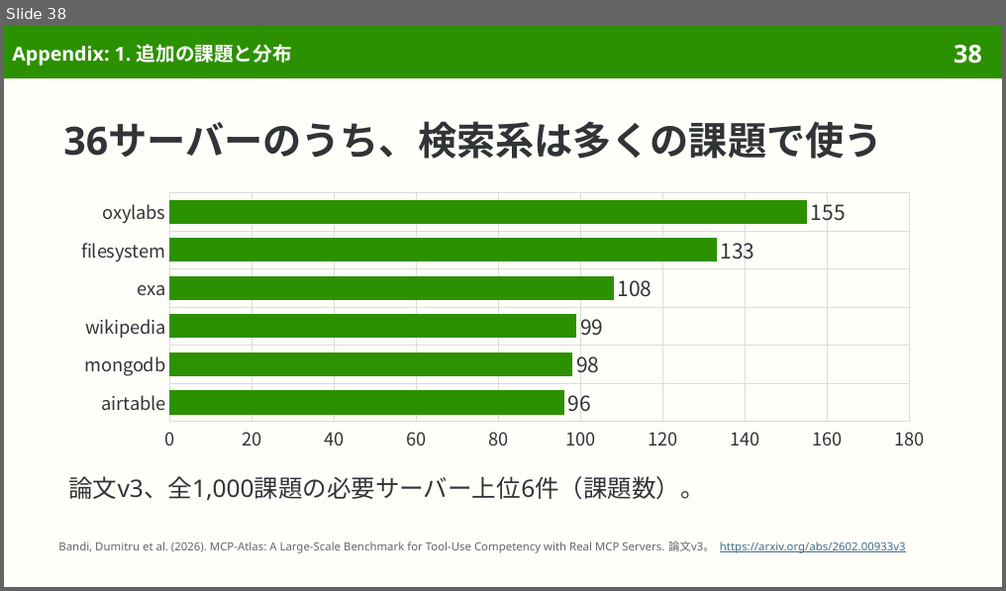
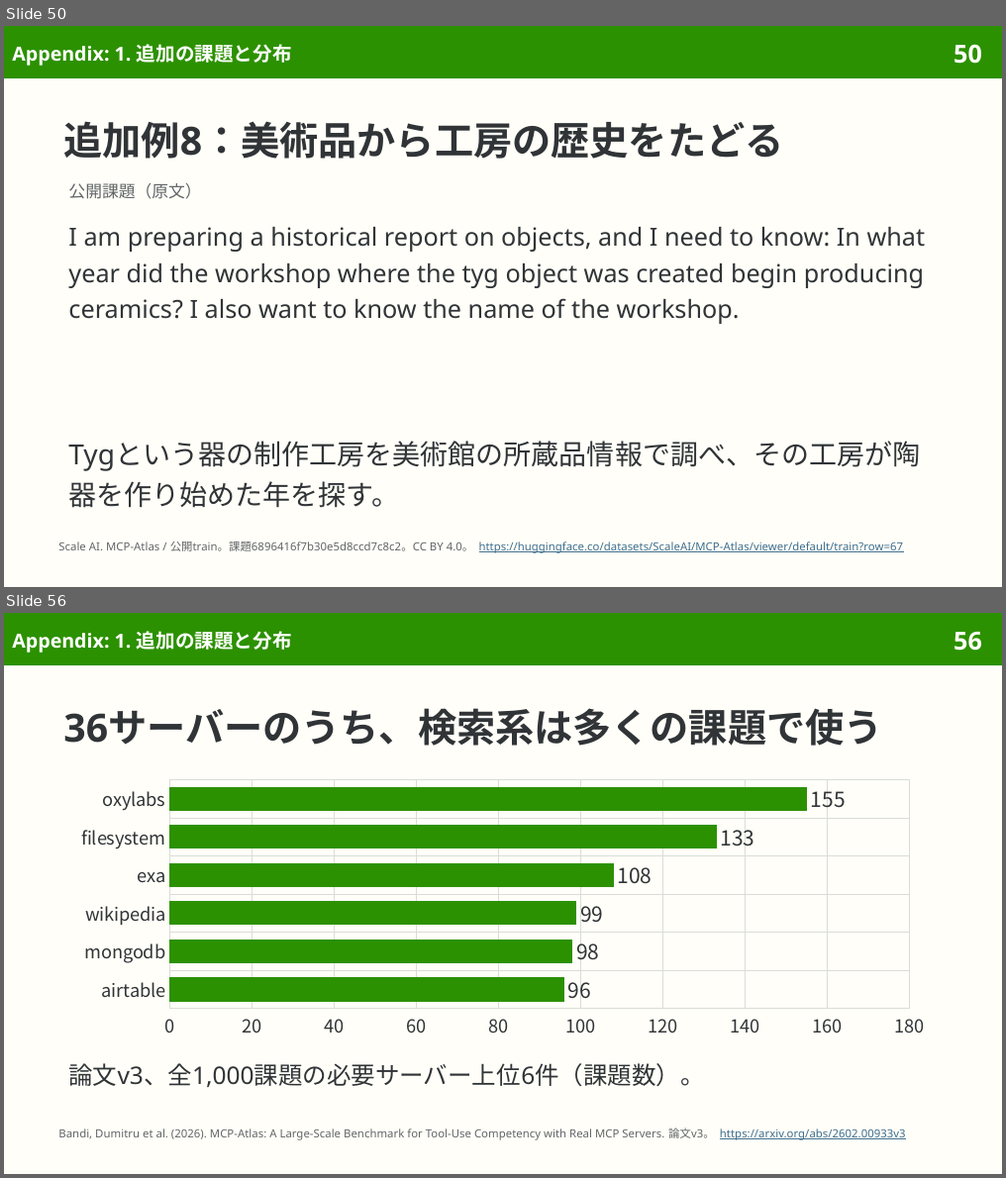
Before and after one commit to sasakiy84/datasets-in-10-minutes, a slide deck: slides/datasets-in-10-minutes-mcp-atlas.pptx. Shown one above the other, each under a label of ours: slide 38 before the commit, slides 50 and 56 after it; the slides between them are not shown. The pictures are 1006x591 and 1006x1178 pixels, drawn with LibreOffice and Linux fonts; fonts in the diff are those of the drawing. Boxes give left, top, right and bottom in pixels: in the first picture for what was removed or moved away, otherwise in the second. Text is boxed around its words. In the diff, an @@ line names an element or a change of style, - is before the commit and + after.

Commit message:
Expand MCP Atlas appendix to ten genuine additional examples

```diff
--- a/slides/datasets-in-10-minutes-mcp-atlas.pptx
+++ b/slides/datasets-in-10-minutes-mcp-atlas.pptx
@@ slide 50 added at bbox=[4, 26, 1002, 587], background #FFFEF8; not listed: 2 template elements that a slide beside it also shows @@
@@ title added at bbox=[12, 44, 292, 66], 14 pt, text #FFFFFF, bold @@
+Appendix: 1. 追加の課題と分布
@@ title added at bbox=[63, 121, 783, 159], 28 pt, text #303437, bold @@
+追加例8：美術品から工房の歴史をたどる
@@ text added at bbox=[68, 183, 201, 199], 12 pt, text #626669 @@
+公開課題（原文）
@@ text added at bbox=[68, 227, 926, 324], 18 pt, text #303437 @@
+I am preparing a historical report on objects, and I need to know: In what year did the workshop where the tyg object was created begin producing ceramics? I also want to know the name of the workshop.
@@ text added at bbox=[68, 441, 920, 508], 20 pt, text #303437 @@
+Tygという器の制作工房を美術館の所蔵品情報で調べ、その工房が陶器を作り始めた年を探す。
@@ text added at bbox=[58, 542, 904, 554], 8.1 pt, text #3F6F8F, underline @@
+Scale AI. MCP-Atlas / 公開train。課題6896416f7b30e5d8ccd7c8c2。CC BY 4.0。 https://huggingface.co/datasets/ScaleAI/MCP-Atlas/viewer/default/train?row=67
@@ what was slide 38 is now slide 56 @@
@@ page number at bbox=[953, 631, 982, 651]: text changed @@
-38
+56
```
Also in this commit, not shown: 1 slide changed, 17 other slides added, 4 other files.
